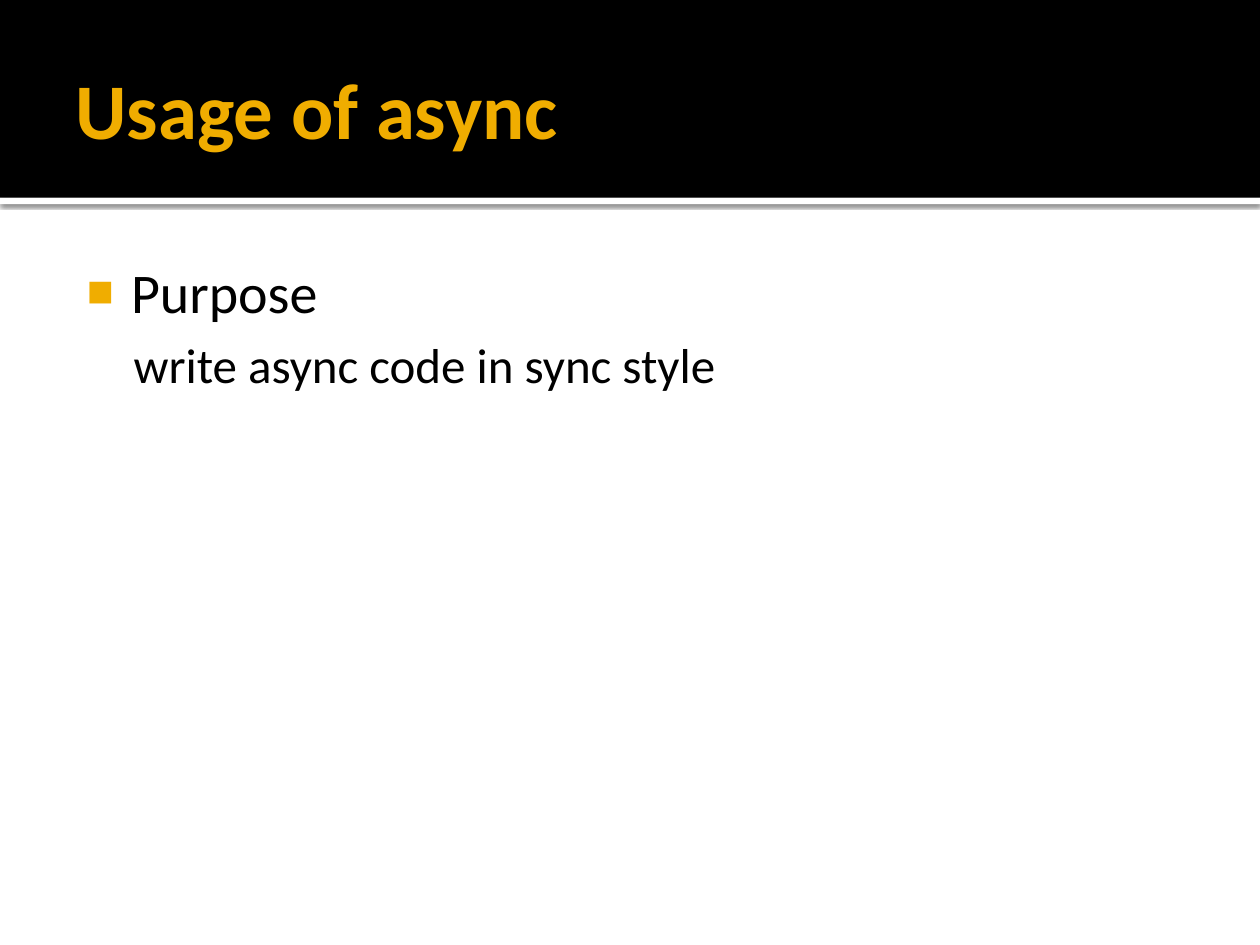
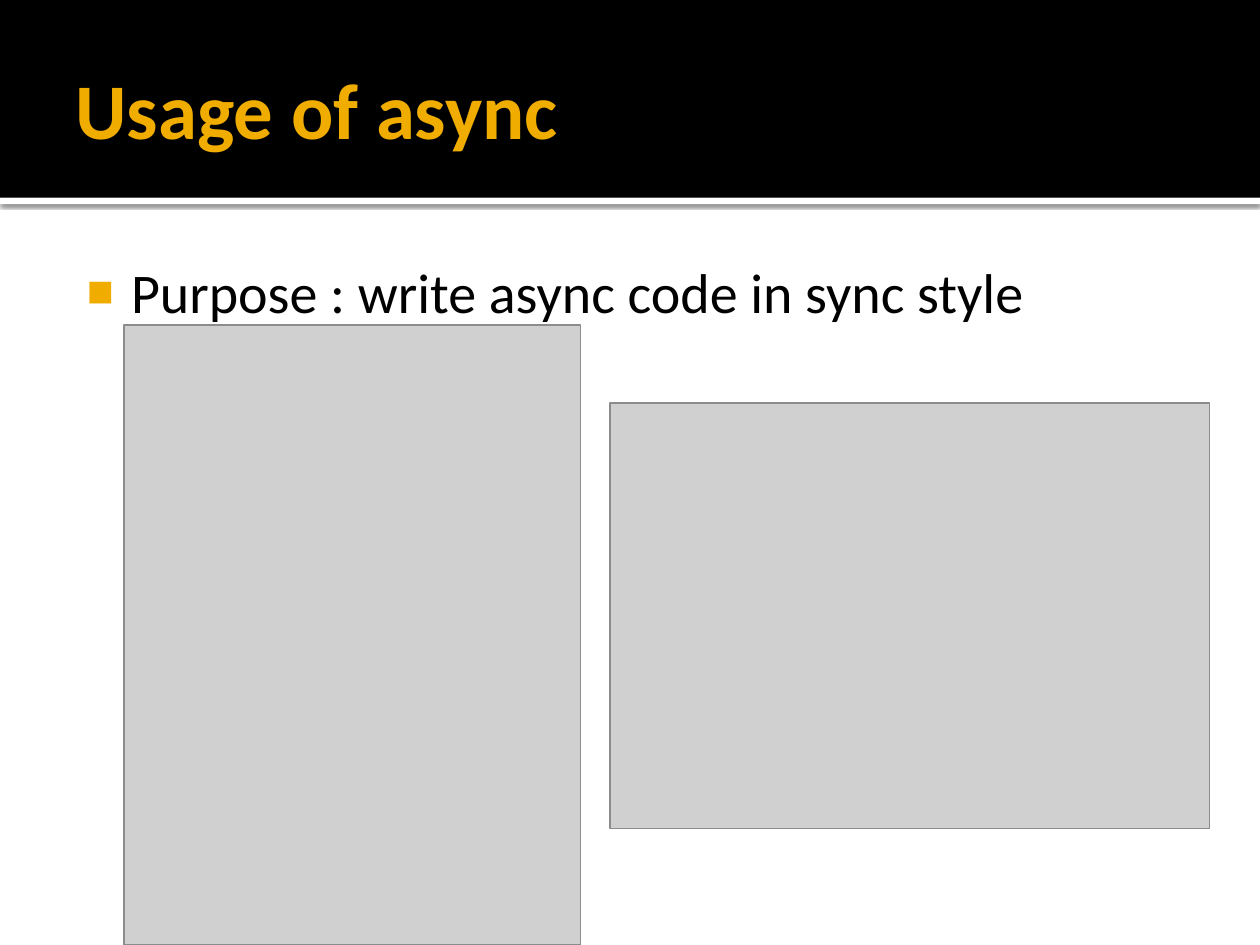
Before and after one commit to dakefaen/angularjsWithAsync, a slide deck: slide 3 of async in js.pptx. Drawn at 1260x945 pixels with LibreOffice and Linux fonts; fonts in the diff are those of the drawing; grey boxes stand for pictures. Boxes give left, top, right and bottom in pixels: in the first picture for what was removed or moved away, otherwise in the second. Text is boxed around its words. In the diff, an @@ line names an element or a change of style, - is before the commit and + after.

```diff
--- a/async in js.pptx
+++ b/async in js.pptx
@@ text at (x1=131, y1=274, x2=1023, y2=326): text changed; size 28 to 32 pt @@
-■ Purpose
-  write async code in sync style
+■ Purpose : write async code in sync style
@@ picture added at (x1=123, y1=325, x2=580, y2=945) @@
@@ picture added at (x1=610, y1=403, x2=1210, y2=829) @@
```
Also in this commit, not shown: 1 other slide changed.
